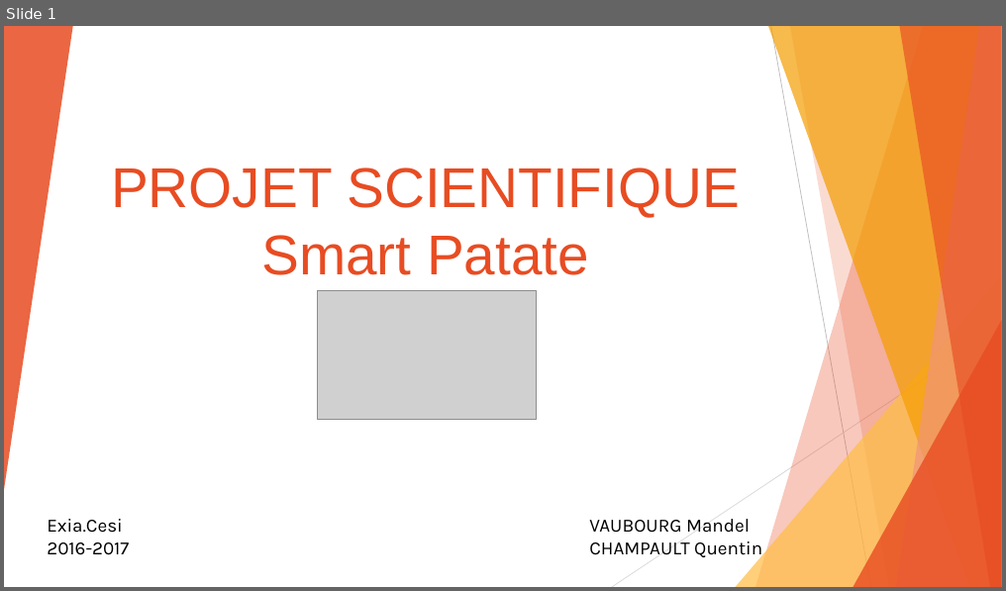
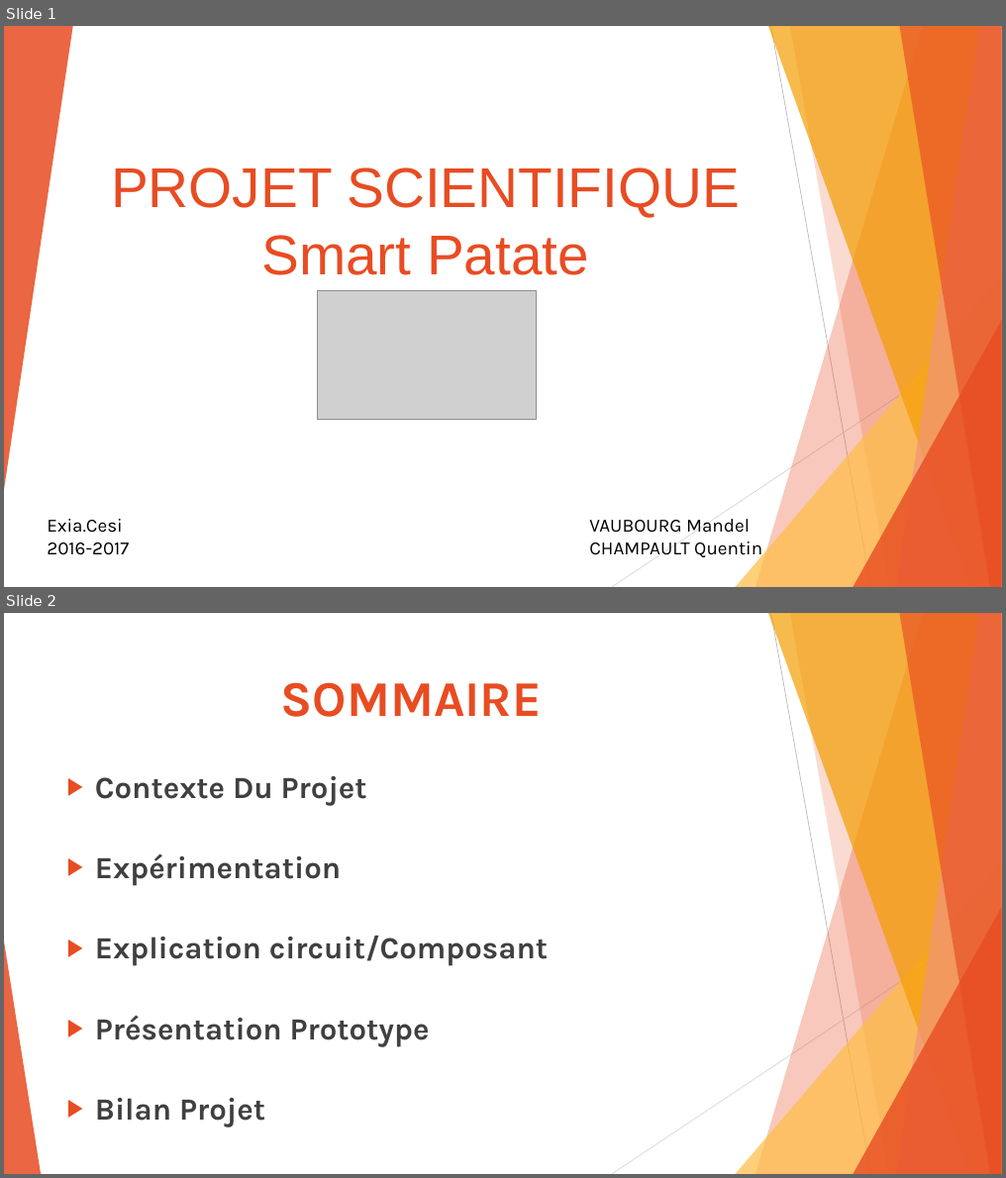
Before and after one commit to Akitoshi02/MyLifeIsPatate, a slide deck: Rapport-PowerPoint-Base de connaissance/Projet SmartPatate.pptx. Shown one above the other, each under a label of ours: slide 1 before the commit, slides 1 and 2 after it. The pictures are 1006x591 and 1006x1178 pixels, drawn with LibreOffice and Linux fonts; fonts in the diff are those of the drawing; grey boxes stand for pictures. Boxes give left, top, right and bottom in pixels: in the first picture for what was removed or moved away, otherwise in the second. Text is boxed around its words. In the diff, an @@ line names an element or a change of style, - is before the commit and + after.

Commit message:
Save

```diff
--- a/Rapport-PowerPoint-Base de connaissance/Projet SmartPatate.pptx
+++ b/Rapport-PowerPoint-Base de connaissance/Projet SmartPatate.pptx
@@ slide 2 added at (4,613,1002,1174), background #FFFFFF; not listed: 9 template elements that a slide beside it also shows @@
@@ title added at (281,682,542,717), 48 pt, text #E84C22, bold @@
+SOMMAIRE
@@ text added at (95,776,548,1128), 29.6 pt, text #404040, bold @@
+▶ Contexte Du Projet
+▶ Expérimentation
+▶ Explication circuit/Composant
+▶ Présentation Prototype
+▶ Bilan Projet
@@ triangle added at (4,942,41,1174), fill #E84C22 at 85% opacity @@
```
Also in this commit, not shown: 4 other slides added.
